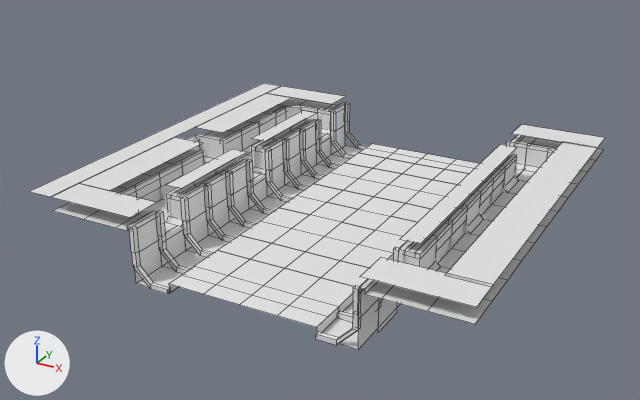
An edit to the Blender file models/levels/chunkthree.blend, drawn before and after from the same camera.
Camera for both pictures: a camera (50 mm lens) standing at (320.0, -637.0, 311.0) and looking at (-22.0, -16.0, 1.0). The axes (+X, +Y, +Z) are drawn at lower left. The lights are the same throughout. Mesh edges are drawn as thin lines on the coarser meshes.

In view in the first picture: 'floor_M1.031', 'floor_M1.038', 'floor_M1.043', 'floor_M1.064', 'floor_M1b.008', 'floor_M1b.010', 'floor_M1b.011', 'floor_M1b.020', 'floor_M1b.021', 'floor_M1b.022', 'floor_M1b.023', 'girder_x2_b.022'.
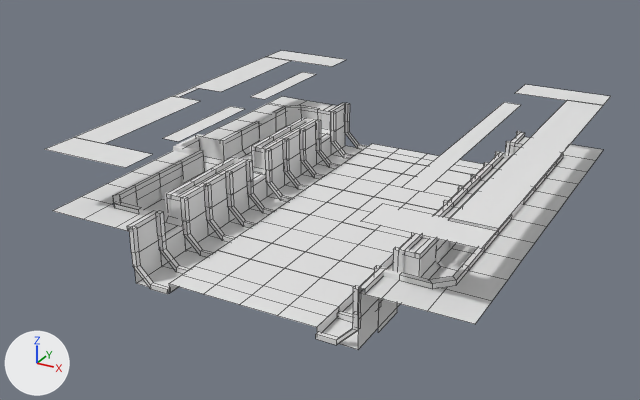
Changed parts and their boxes [x1, y1, x2, y2] in the pictures (640 x 400 px; the box of a moved part takes in the faces that stretch with it):
```json
{"object": "floor_M1.064", "change": "reshaped, moved", "before": [29, 83, 605, 307], "after": [45, 51, 611, 249], "on screen": "12% shorter"}
{"part": 1, "of": "me_plane_1525", "change": "moved or reshaped", "before": [29, 83, 280, 197], "after": [174, 87, 199, 97]}
```

Scene script edits in JSON lines:
```json
{"block": "me_plane_1525", "where": "me_plane_1525.from_pydata(...)  # 44 vertices, 11 faces; spans x -4.0..84.0, y -4.0, z -134.0..16.0"}
{"block": "me_plane_1525", "where": "# used by ob_floor_m1_064; location = (136.0, -160.0, 48.0); rotation_euler = (-1.571, 3.142, -1.571), in degrees (-90, 180, -90); scale = (4.0, 4.0, 2.5)"}
{"block": "me_plane_1525", "change": "me_plane_1525 part 1"}
{"op": "set", "path": "me_plane_1525.vertices[16].co", "old": "(-4.0, -4.0, -134.0)", "new": "(36.0, -4.0, -124.0)", "note": "pixel (29, 191) -> pixel (172, 96)"}
{"op": "set", "path": "me_plane_1525.vertices[17].co", "old": "(-4.0, -4.0, -125.0)", "new": "(36.0, -4.0, -122.0)", "note": "pixel (49, 196) -> pixel (178, 97)"}
{"op": "set", "path": "me_plane_1525.vertices[18].co", "old": "(84.0, -4.0, -134.0)", "new": "(44.0, -4.0, -124.0)", "note": "pixel (263, 83) -> pixel (193, 87)"}
{"op": "set", "path": "me_plane_1525.vertices[19].co", "old": "(84.0, -4.0, -125.0)", "new": "(44.0, -4.0, -122.0)", "note": "pixel (280, 85) -> pixel (199, 88)"}
{"op": "set", "path": "ob_floor_m1_064.location", "old": "(136.0, -160.0, 48.0)", "new": "(136.0, -160.0, 88.0)"}
```
